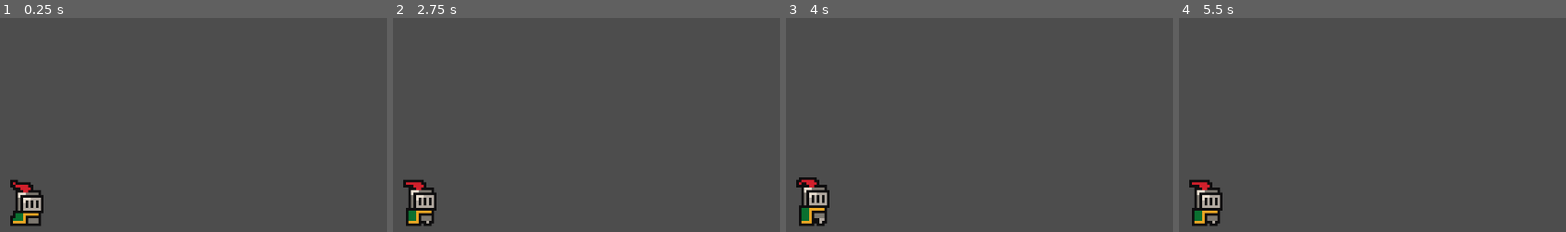
Above: before the commit, frames 1-4 (left to right).
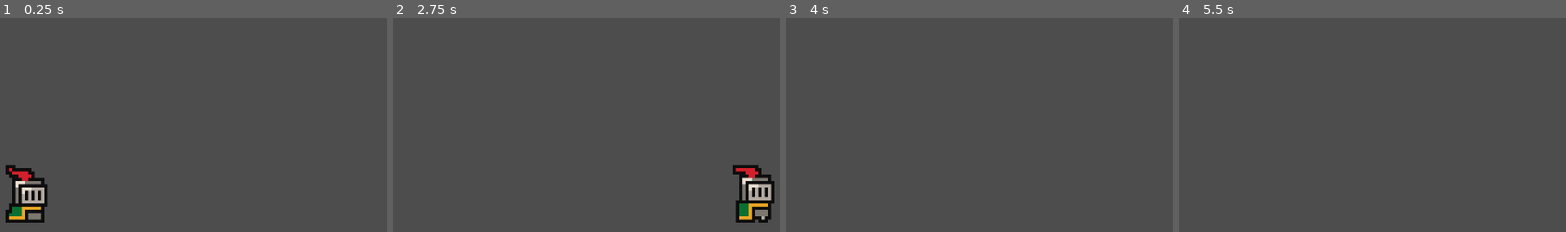
Above: after the commit, the same moments.

Repository: jmuzina/brackeys-godot-tutorial
Game: Godot game, scene res://scenes/game.tscn
Two runs of this game, one before a commit and one after it. Both use one fixed random seed, a clock stepped at 60 frames per second and the inputs below.
Inputs:
- Up to frame 1 (0.25 s): no input
- Up to frame 2 (2.75 s): tap Enter (ui_accept) at 0.5, 0.6, 0.77, 1.07, 1.35, 1.52, 1.82, 2.1 s; hold Right (ui_right) 0.53-2.03 s; hold Left (ui_left) from 2.03 s (still down)
- Up to frame 3 (4 s): release Left (ui_left) at 2.78 s; hold Right (ui_right) from 2.78 s (still down); tap Enter (ui_accept) at 2.85, 3.02, 3.32, 3.6, 3.77 s
- Up to frame 4 (5.5 s): tap Enter (ui_accept) at 4.07, 4.35, 4.52, 4.82, 5.1 s; release Right (ui_right) at 4.28 s; hold Left (ui_left) 4.28-5.03 s; hold Right (ui_right) from 5.03 s (still down)

The runs differ from the first frame. In frame 1, 2.1% of the frame differs, in the area x 1-13%, y 68-98%; in frame 2, 3.7%, in the area x 2-99%, y 68-98%; in frame 3, 1.5%; in frame 4, 1.4%.

Commit message:
PC & world boundary

Diff:
--- a/scenes/game.tscn
+++ b/scenes/game.tscn
@@ -1,10 +1,17 @@
-[gd_scene load_steps=2 format=3 uid="uid://dlmfwr17pmrxt"]
+[gd_scene load_steps=3 format=3 uid="uid://dlmfwr17pmrxt"]
 
 [ext_resource type="PackedScene" uid="uid://cn16b1m4ye0jx" path="res://scenes/player.tscn" id="1_6fq2p"]
+
+[sub_resource type="WorldBoundaryShape2D" id="WorldBoundaryShape2D_lrwxv"]
 
 [node name="Game" type="Node2D"]
 
 [node name="Player" parent="." instance=ExtResource("1_6fq2p")]
 
 [node name="Camera2D" type="Camera2D" parent="."]
-zoom = Vector2(4, 4)
+zoom = Vector2(5, 5)
+
+[node name="StaticBody2D" type="StaticBody2D" parent="."]
+
+[node name="CollisionShape2D" type="CollisionShape2D" parent="StaticBody2D"]
+shape = SubResource("WorldBoundaryShape2D_lrwxv")
--- a/scenes/player.tscn
+++ b/scenes/player.tscn
@@ -1,5 +1,6 @@
-[gd_scene load_steps=8 format=3 uid="uid://cn16b1m4ye0jx"]
+[gd_scene load_steps=9 format=3 uid="uid://cn16b1m4ye0jx"]
 
+[ext_resource type="Script" path="res://scripts/player.gd" id="1_qcb5i"]
 [ext_resource type="Texture2D" uid="uid://e46uo3x1ufa0" path="res://assets/sprites/knight.png" id="1_y1mjc"]
 
 [sub_resource type="AtlasTexture" id="AtlasTexture_hi5h8"]
@@ -42,13 +43,14 @@
 radius = 6.0
 
 [node name="Player" type="CharacterBody2D"]
+script = ExtResource("1_qcb5i")
 
 [node name="AnimatedSprite2D" type="AnimatedSprite2D" parent="."]
 position = Vector2(0, -12)
 sprite_frames = SubResource("SpriteFrames_vevjv")
 animation = &"idle"
 autoplay = "idle"
-frame_progress = 0.349277
+frame_progress = 0.177183
 
 [node name="CollisionShape2D" type="CollisionShape2D" parent="."]
 position = Vector2(0, -5)
--- /dev/null
+++ b/scripts/player.gd
@@ -0,0 +1,25 @@
+extends CharacterBody2D
+
+
+const SPEED = 130.0
+const JUMP_VELOCITY = -300.0
+
+
+func _physics_process(delta: float) -> void:
+	# Add the gravity.
+	if not is_on_floor():
+		velocity += get_gravity() * delta
+
+	# Handle jump.
+	if Input.is_action_just_pressed("ui_accept") and is_on_floor():
+		velocity.y = JUMP_VELOCITY
+
+	# Get the input direction and handle the movement/deceleration.
+	# As good practice, you should replace UI actions with custom gameplay actions.
+	var direction := Input.get_axis("ui_left", "ui_right")
+	if direction:
+		velocity.x = direction * SPEED
+	else:
+		velocity.x = move_toward(velocity.x, 0, SPEED)
+
+	move_and_slide()
